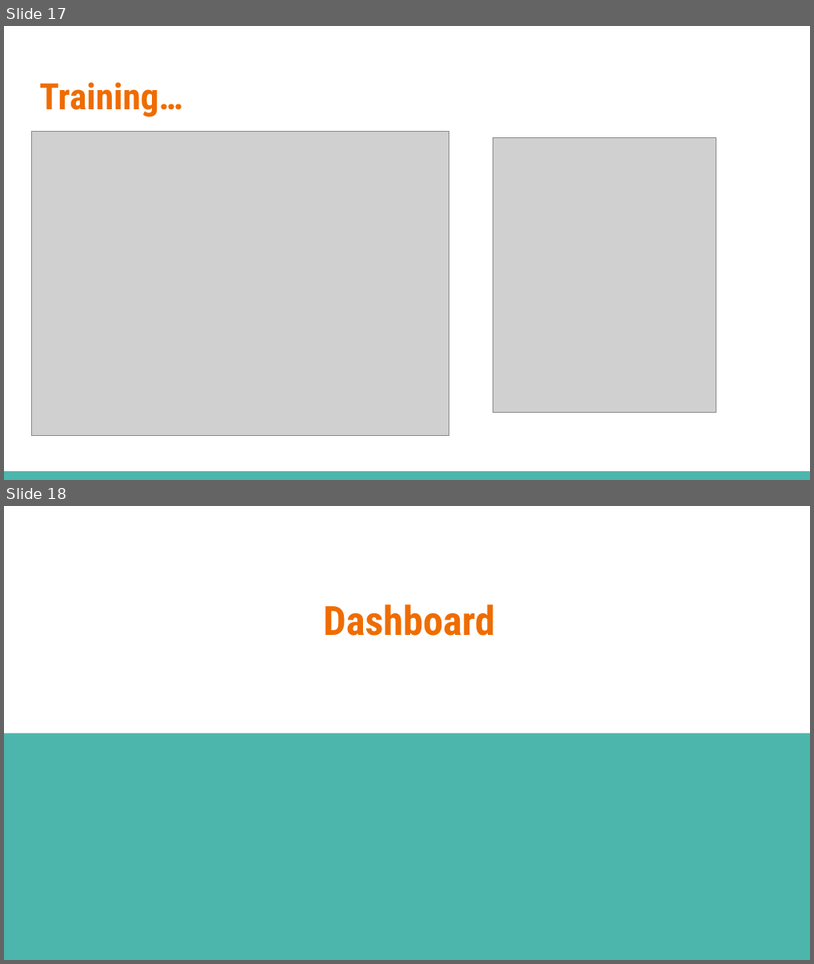
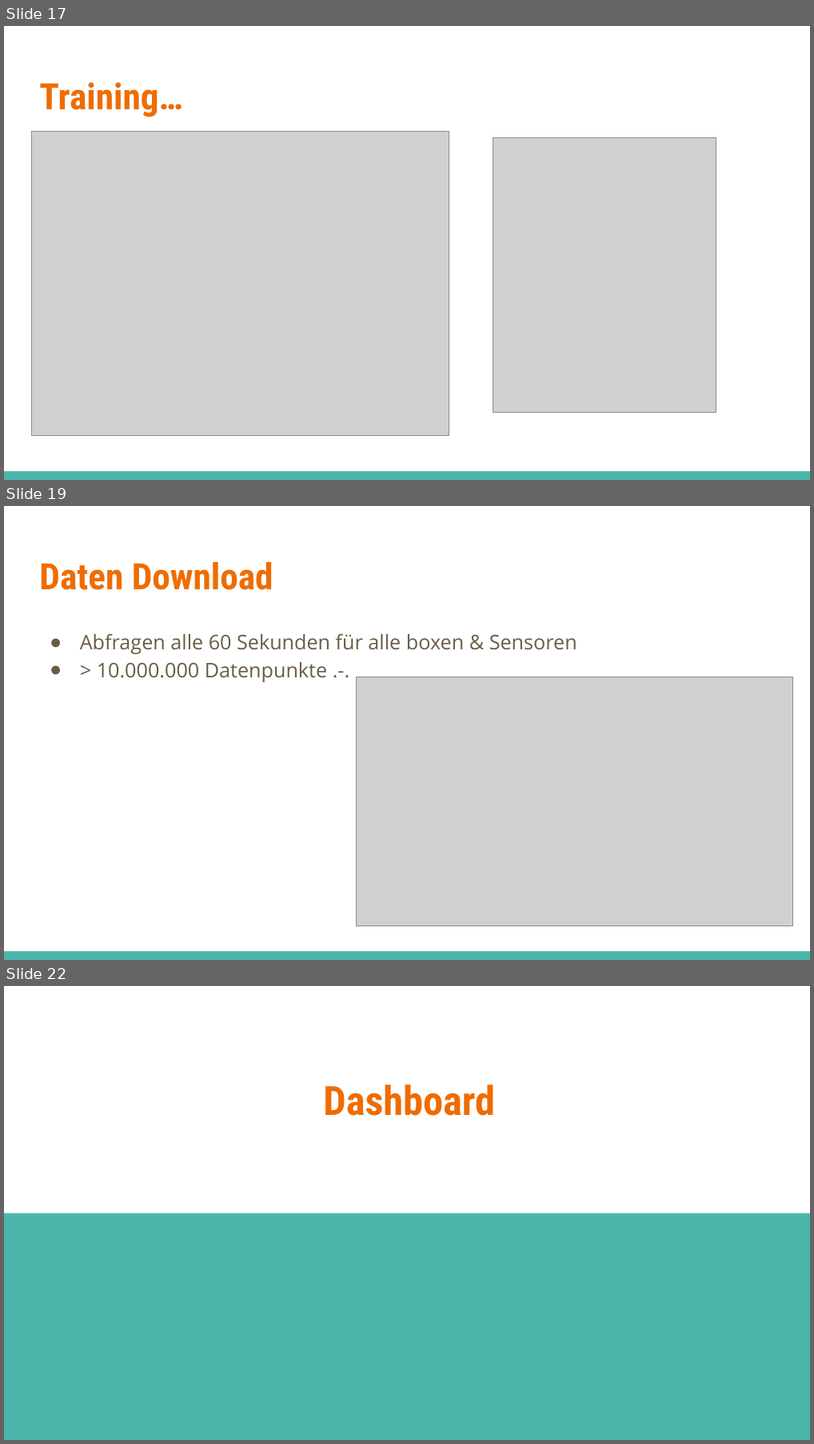
Before and after one commit to turulix/Umweltmonitoring-Projekt, a slide deck: Umweltmonitoring.pptx. Shown one above the other, each under a label of ours: slides 17 and 18 before the commit, slides 17, 19 and 22 after it; the slides between them are not shown. The pictures are 814x964 and 814x1444 pixels, drawn with LibreOffice and Linux fonts; fonts in the diff are those of the drawing; grey boxes stand for pictures. Boxes give left, top, right and bottom in pixels: in the first picture for what was removed or moved away, otherwise in the second. Text is boxed around its words. In the diff, an @@ line names an element or a change of style, - is before the commit and + after.

```diff
--- a/Umweltmonitoring.pptx
+++ b/Umweltmonitoring.pptx
@@ slide 19 added at [4, 506, 810, 960], background #FFFFFF; not listed: 1 template element that a slide beside it also shows @@
@@ title added at [39, 562, 274, 590], 32.4 pt, text #EF6C00, bold @@
+Daten Download
@@ text added at [80, 633, 578, 682], 18 pt, text #695D46 @@
+● Abfragen alle 60 Sekunden für alle boxen & Sensoren
+● > 10.000.000 Datenpunkte .-.
@@ picture added at [356, 677, 794, 925] @@
@@ what was slide 18 is now slide 22 @@
```
Also in this commit, not shown: 2 slides changed, 3 other slides added, 1 other file.
